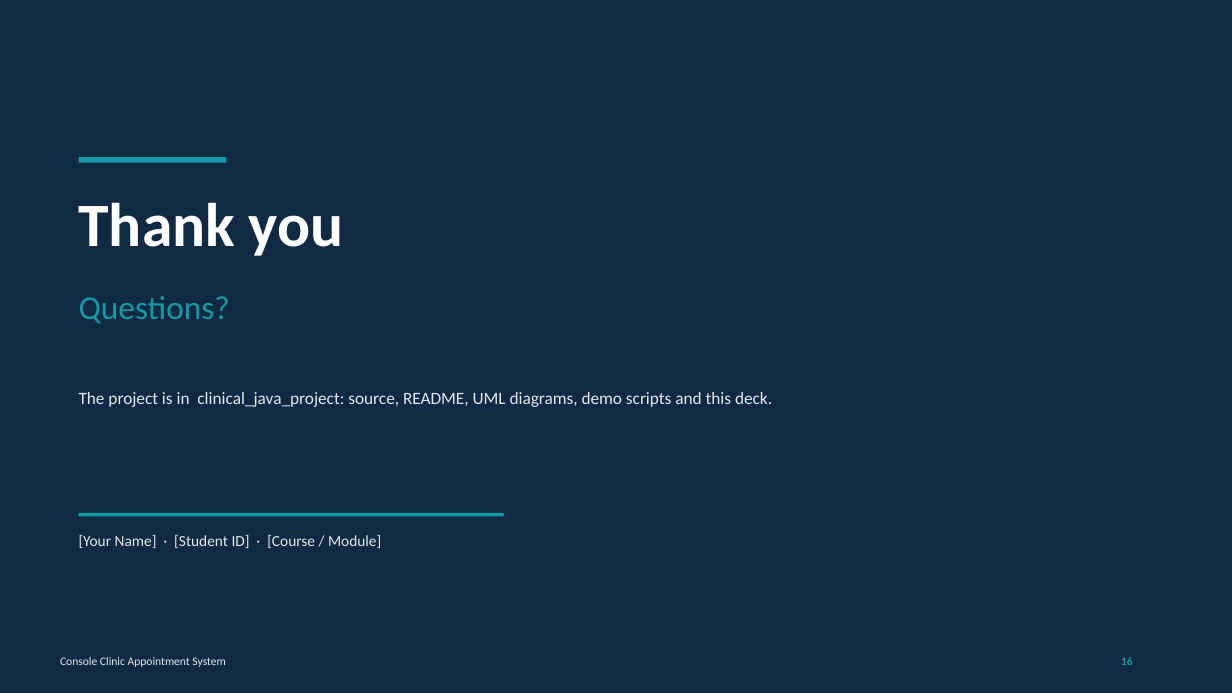
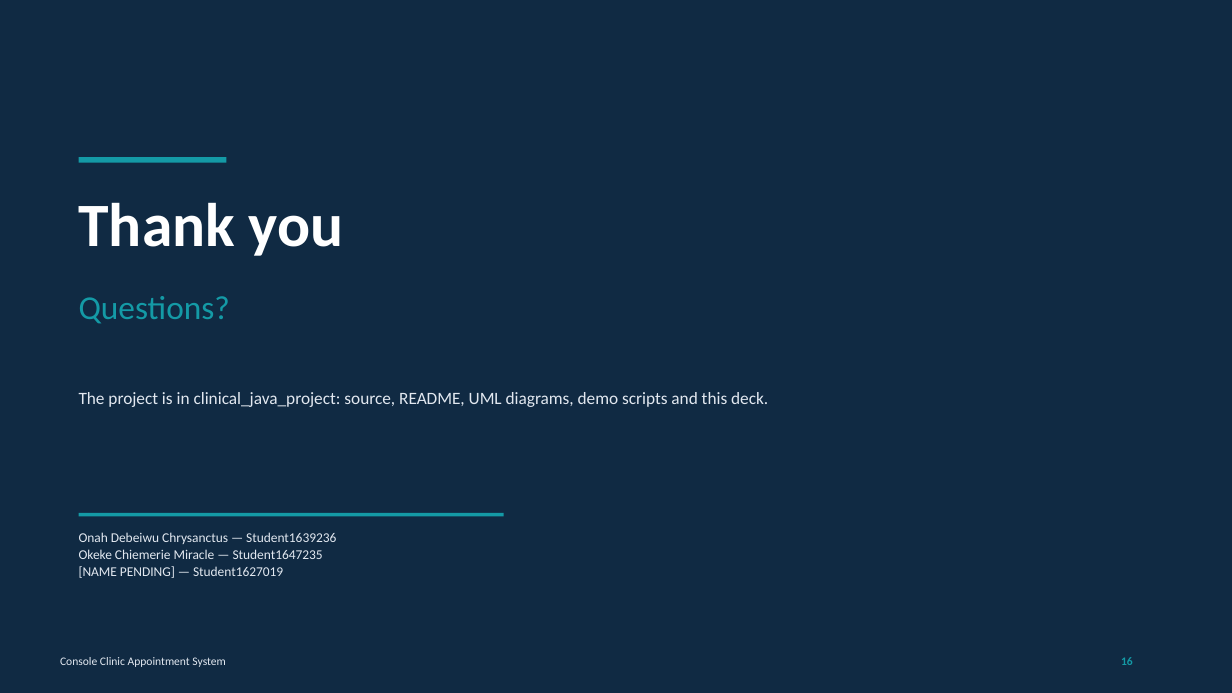
Before and after one commit to K1NGLuFFY/clinical_java_project, a slide deck: slide 16 of docs/Clinic_Appointment_System_Presentation.pptx. Drawn at 1232x693 pixels with LibreOffice and Linux fonts; fonts in the diff are those of the drawing. Boxes give left, top, right and bottom in pixels: in the first picture for what was removed or moved away, otherwise in the second. Text is boxed around its words. In the diff, an @@ line names an element or a change of style, - is before the commit and + after.

Commit message:
docs(team): add contributor details to Office deliverables
Update both document generators and regenerate the DOCX and 16-slide PPTX with the supplied team names and pending placeholders.

```diff
--- a/docs/Clinic_Appointment_System_Presentation.pptx
+++ b/docs/Clinic_Appointment_System_Presentation.pptx
@@ text "The project is in clinical_java_project: ..." rewrapped from <box>79,392,772,407</box> to <box>79,392,768,407</box> @@
@@ text at <box>79,532,336,578</box>: text changed; size 12 to 10.5 pt @@
-[Your Name] · [Student ID] · [Course / Module]
+Onah Debeiwu Chrysanctus — Student1639236
+Okeke Chiemerie Miracle — Student1647235
+[NAME PENDING] — Student1627019
```
Also in this commit, not shown: 1 other slide changed, 4 other files.
